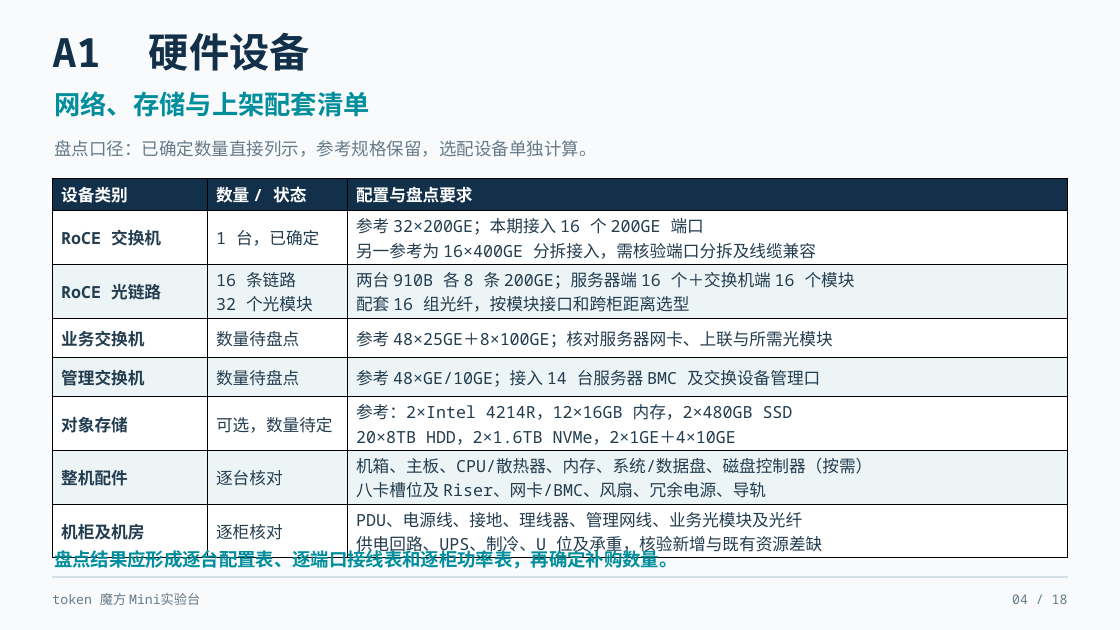
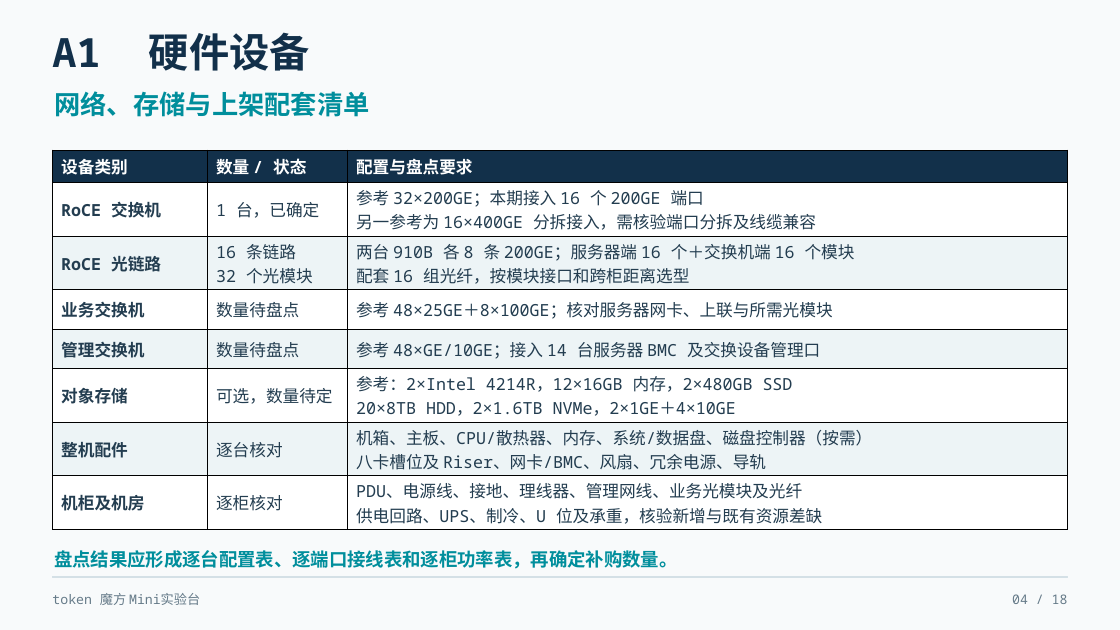
Before and after one commit to KurisuZhang/codex-catl, a slide deck: slide 4 of output/token_mini/Token魔方Mini实验台_完整合并版_修复版.pptx. Drawn at 1120x630 pixels with LibreOffice and Linux fonts; fonts in the diff are those of the drawing. Boxes give left, top, right and bottom in pixels: in the first picture for what was removed or moved away, otherwise in the second. Text is boxed around its words. In the diff, an @@ line names an element or a change of style, - is before the commit and + after.

```diff
--- a/output/token_mini/Token魔方Mini实验台_完整合并版_修复版.pptx
+++ b/output/token_mini/Token魔方Mini实验台_完整合并版_修复版.pptx
@@ text removed at [54,140,596,157] @@
-盘点口径：已确定数量直接列示，参考规格保留，选配设备单独计算。
@@ table: place and size @@
-table at [52,178,1067,559]
+table at [52,150,1067,528]
```
Also in this commit, not shown: 12 other slides changed, 21 other files.
